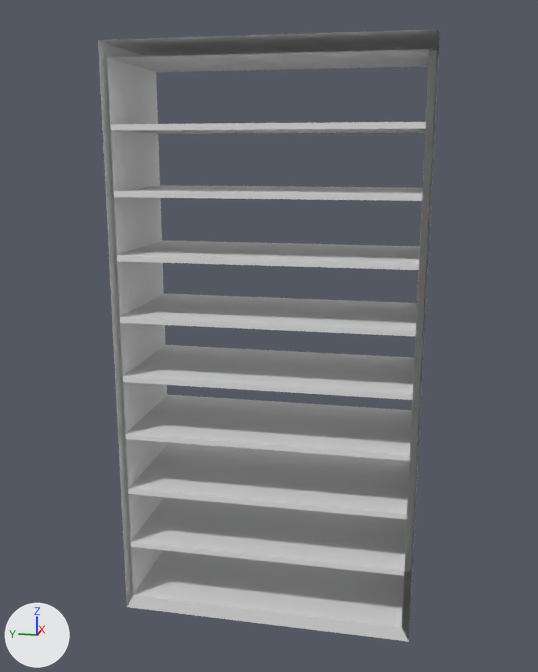
Renders of the glTF model Assets/Models/Props/Shelves/Shelf 3.glb from each side of a commit.
The view is the same before and after, from a 50 mm camera at (-5.44, -1.04, 1.4) aimed at (0.0, 0.05, 0.04). Every picture has the same lights, and +X, +Y and +Z are marked at lower left. The picture after the commit comes second. Vertices at exactly the same position are counted once.

The older version as bpy lines, for what is in view:
```python
me_cube_018 = bpy.data.meshes.new('Cube.018')
me_cube_018.from_pydata(...)  # 128 vertices, 234 faces; spans x -0.48..0.48, y -1.11..1.11, z -2.13..2.13
me_cube_018.materials.append(mat_prop)  # white #e7e7e7
ob_shelf3_col = bpy.data.objects.new('Shelf3-col', me_cube_018)
ob_shelf3_col.location = (0.0, 0.0, 0.0)
```
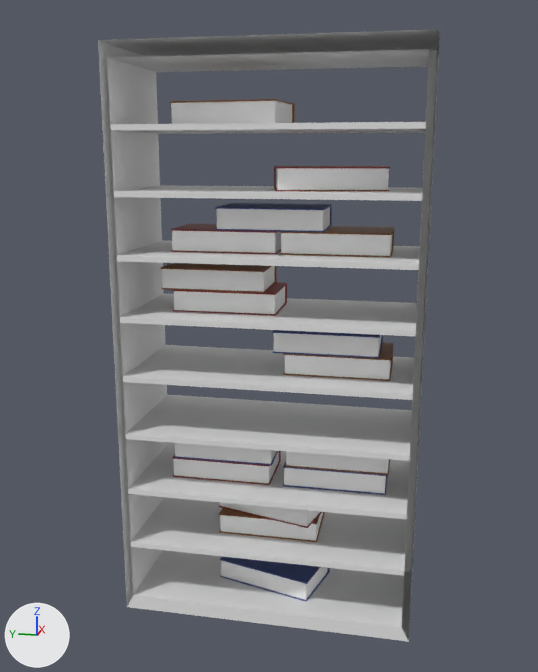
Changed parts and their boxes (x1, y1, x2, y2) in the pictures (538 x 672 px):
part 1 of me_cube_018, added: after (161, 99, 394, 381)
part 2 of me_cube_018, added: after (172, 443, 390, 602)

Patch to the scene script:
```diff
--- a/Assets/Models/Props/Shelves/Shelf 3.glb.py
+++ b/Assets/Models/Props/Shelves/Shelf 3.glb.py
@@ img_book_1 @@
+img_book_1 = load_image('Book 1', '_unpacked/Book_1', 1024, 1024, 'sRGB')
@@ mat_cover_3 @@
+mat_cover_3 = principled_material('Cover 3')
+mat_cover_3.base_color = (0.0284, 0.0617, 0.244)  # blue #2f4687
@@ mat_cover @@
+mat_cover = principled_material('Cover')
+mat_cover.base_color = (0.245, 0.0797, 0.00965)  # brown #885019
@@ mat_cover_2 @@
+mat_cover_2 = principled_material('Cover 2')
+mat_cover_2.base_color = (0.244, 0.0112, 0.0135)  # red #871b1f
@@ mat_shelf_book @@
+mat_shelf_book = principled_material('Shelf Book')
+mat_shelf_book.texture = img_book_1  # with its transparency
@@ me_cube_018 @@
 # used by ob_shelf3_col; location = (0.0, 0.0, 0.0)
-me_cube_018.from_pydata(...)  # 128 vertices, 234 faces; spans x -0.48..0.48, y -1.11..1.11, z -2.13..2.13
+me_cube_018.from_pydata(...)  # 512 vertices, 938 faces; spans x -0.48..0.48, y -1.11..1.11, z -2.13..2.13
+# me_cube_018 part 1: 216 vertices added at x -0.28..0.37, y -0.89..0.83, z -0.2..1.75
+# me_cube_018 part 2: 168 vertices added at x -0.29..0.38, y -0.9..0.79, z -2.02..-0.77
 me_cube_018.materials.append(mat_prop)
+me_cube_018.materials.append(mat_shelf_book)  # picture img_book_1
+me_cube_018.materials.append(mat_cover)  # brown #885019
+me_cube_018.materials.append(mat_cover_2)  # red #871b1f
+me_cube_018.materials.append(mat_cover_3)  # blue #2f4687
```
